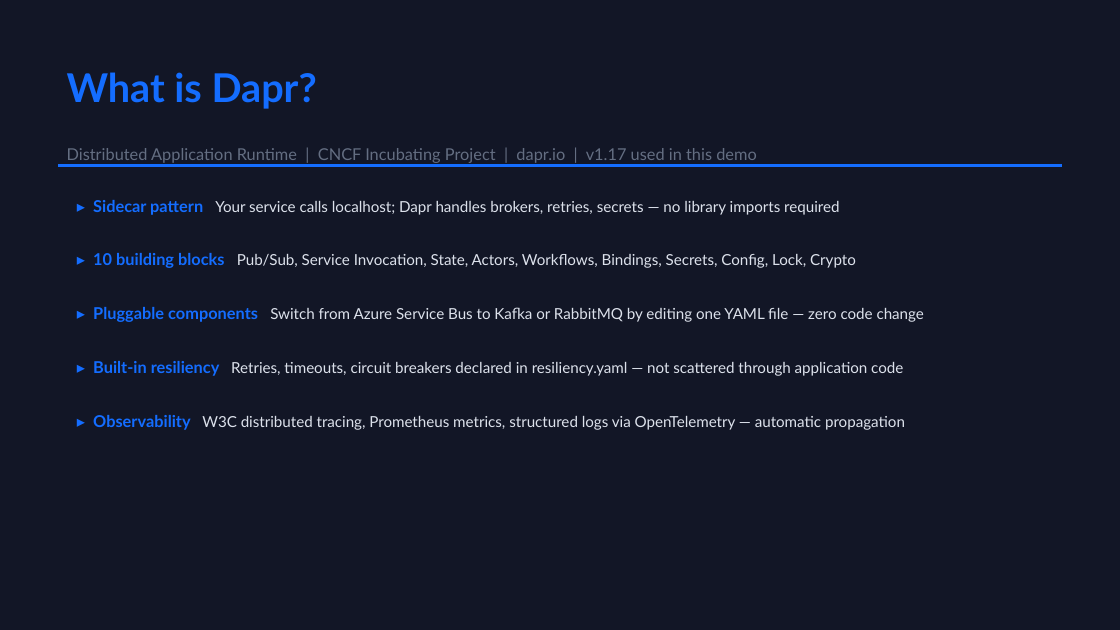
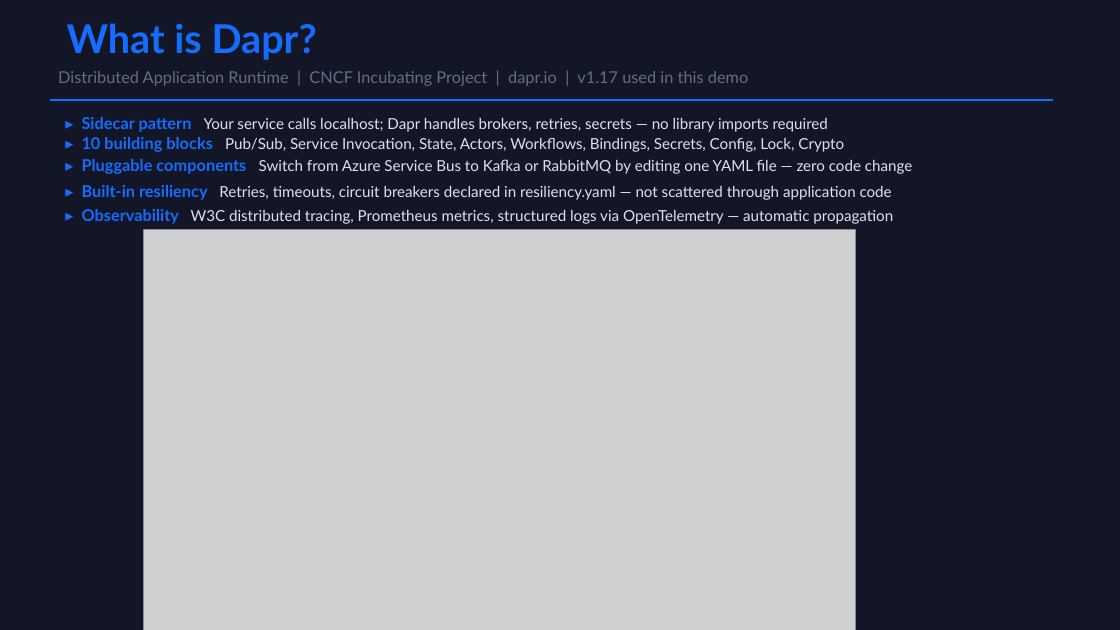
Before and after one commit to mchudinov/PubSubDapr, a slide deck: slide 1 of DaprPubSub.pptx. Drawn at 1120x630 pixels with LibreOffice and Linux fonts; fonts in the diff are those of the drawing; grey boxes stand for pictures. Boxes give left, top, right and bottom in pixels: in the first picture for what was removed or moved away, otherwise in the second. Text is boxed around its words. In the diff, an @@ line names an element or a change of style, - is before the commit and + after.

```diff
--- a/DaprPubSub.pptx
+++ b/DaprPubSub.pptx
@@ text "What is Dapr?": place and size @@
-text "What is Dapr?" at <box>67,72,317,109</box>
+text "What is Dapr?" at <box>67,23,317,60</box>
@@ text "Distributed Application Runtime | CNCF ...": place and size @@
-text "Distributed Application Runtime | CNCF ..." at <box>67,148,756,163</box>
+text "Distributed Application Runtime | CNCF ..." at <box>58,71,748,86</box>
@@ line moved from (58, 166) - (1062, 166) to (50, 100) - (1054, 100) @@
@@ text "▸ Sidecar pattern Your service ...": place and size @@
-text "▸ Sidecar pattern Your service ..." at <box>93,200,839,215</box>
+text "▸ Sidecar pattern Your service ..." at <box>82,117,828,132</box>
@@ text "▸ 10 building blocks Pub/Sub, ...": place and size @@
-text "▸ 10 building blocks Pub/Sub, ..." at <box>93,253,856,268</box>
+text "▸ 10 building blocks Pub/Sub, ..." at <box>82,137,844,152</box>
@@ text "▸ Pluggable components Switch from ...": place and size @@
-text "▸ Pluggable components Switch from ..." at <box>93,307,924,322</box>
+text "▸ Pluggable components Switch from ..." at <box>82,159,912,174</box>
@@ text "▸ Built-in resiliency Retries, timeouts, ...": place and size @@
-text "▸ Built-in resiliency Retries, timeouts, ..." at <box>93,361,903,376</box>
+text "▸ Built-in resiliency Retries, timeouts, ..." at <box>82,185,892,200</box>
@@ text "▸ Observability W3C distributed tracing, ...": place and size @@
-text "▸ Observability W3C distributed tracing, ..." at <box>93,415,905,430</box>
+text "▸ Observability W3C distributed tracing, ..." at <box>82,209,893,224</box>
@@ picture added at <box>144,230,855,630</box> @@
```
Also in this commit, not shown: 1 other slide changed, 1 slide added, 3 other files.
